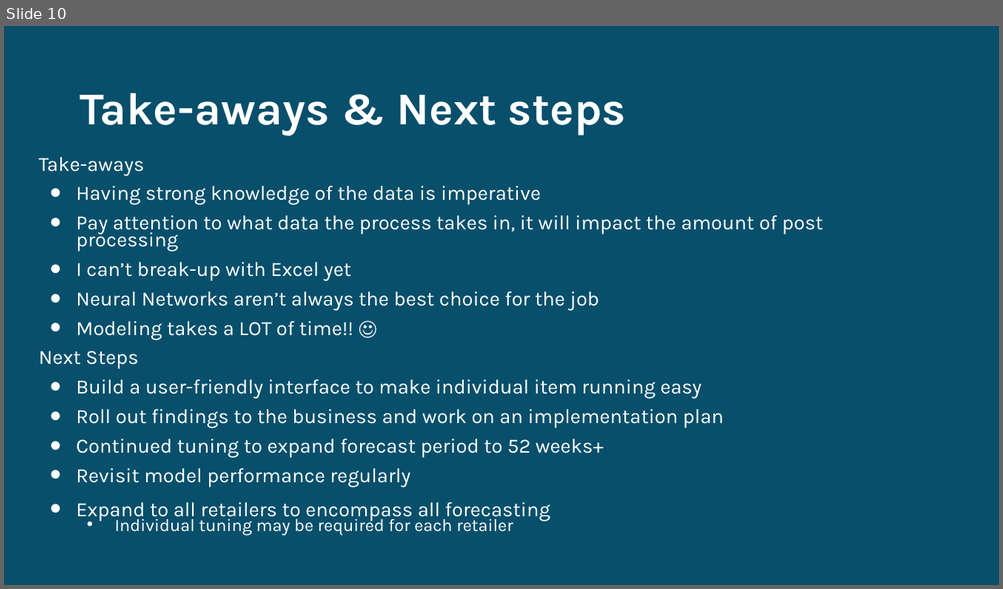
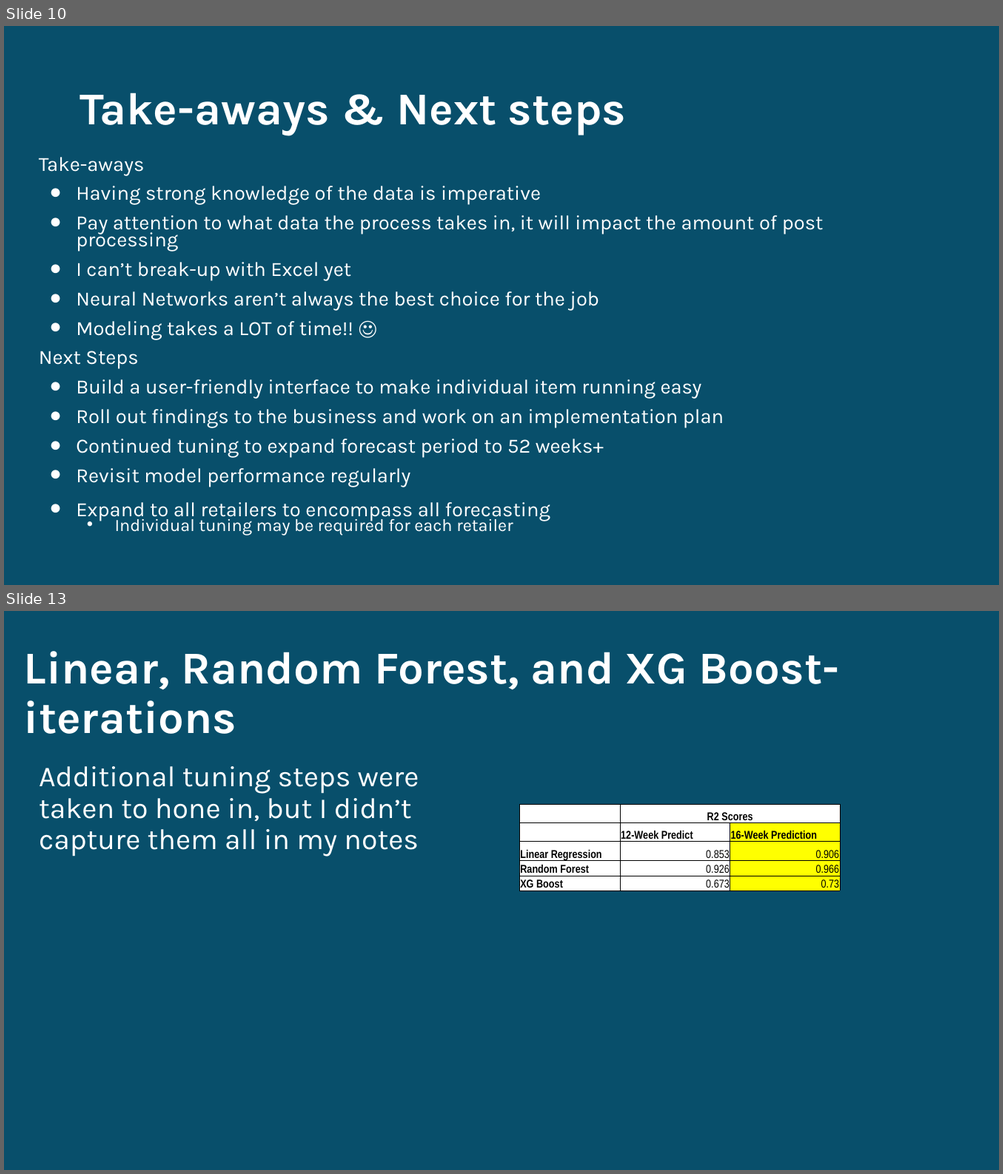
Before and after one commit to jstipe1/AI_Project_3, a slide deck: Forecasting_presentation.pptx. Shown one above the other, each under a label of ours: slide 10 before the commit, slides 10 and 13 after it; the slides between them are not shown. The pictures are 1003x589 and 1003x1174 pixels, drawn with LibreOffice and Linux fonts; fonts in the diff are those of the drawing. Boxes give left, top, right and bottom in pixels: in the first picture for what was removed or moved away, otherwise in the second. Text is boxed around its words. In the diff, an @@ line names an element or a change of style, - is before the commit and + after.

Commit message:
added some iteration info to an appendix on the presentation

```diff
--- a/Forecasting_presentation.pptx
+++ b/Forecasting_presentation.pptx
@@ slide 13 added at bbox=[4, 611, 999, 1170], background #084F6A @@
@@ title added at bbox=[24, 651, 839, 734], 44 pt, text #FFFFFF, bold @@
+Linear, Random Forest, and XG Boost- iterations
@@ text added at bbox=[39, 766, 419, 857], 28 pt, text #FFFFFF @@
+Additional tuning steps were taken to hone in, but I didn’t capture them all in my notes
@@ table added at bbox=[520, 804, 839, 891], 5 rows, 3 columns @@
+ | R2 Scores | 
+ | 12-Week Predict | 16-Week Prediction
+Linear Regression | 0.853 | 0.906
+Random Forest | 0.926 | 0.966
+XG Boost | 0.673 | 0.73
```
Also in this commit, not shown: 2 other slides added, 2 other files.
